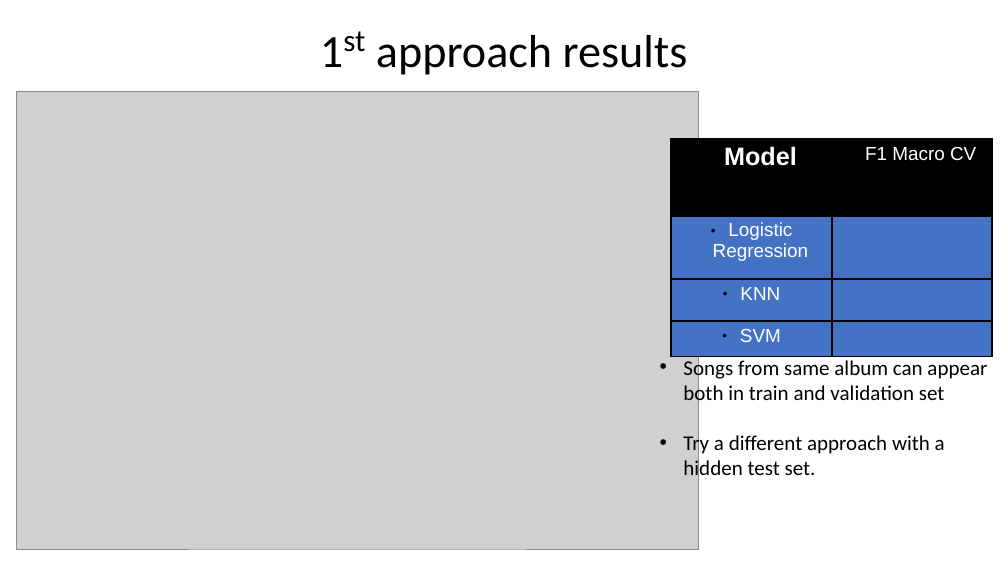
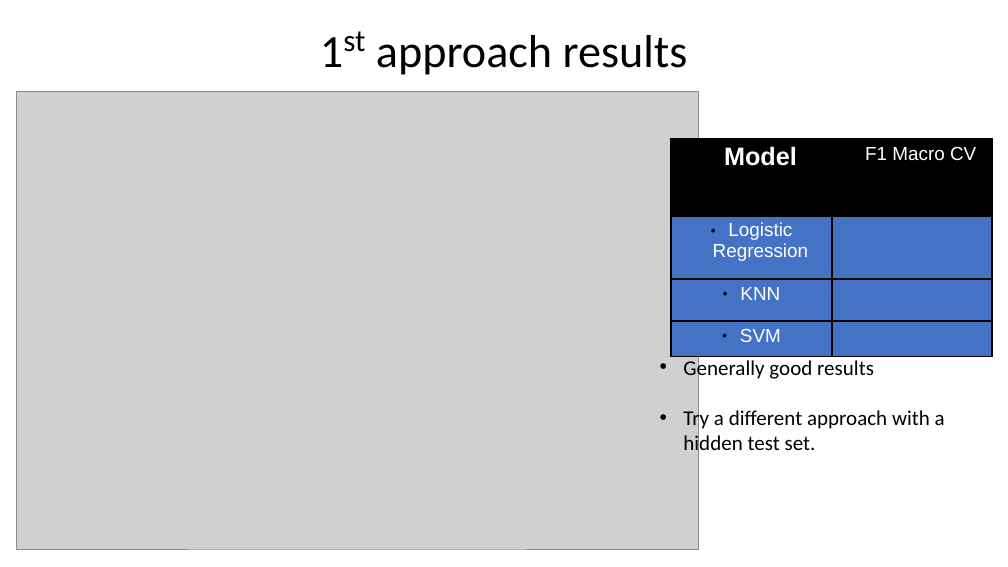
Before and after one commit to johnsaveus/Prog_Metal_Classification, a slide deck: slide 7 of Report.odp. Drawn at 1008x567 pixels with LibreOffice and Linux fonts; fonts in the diff are those of the drawing; grey boxes stand for pictures. Boxes give left, top, right and bottom in pixels: in the first picture for what was removed or moved away, otherwise in the second. Text is boxed around its words. In the diff, an @@ line names an element or a change of style, - is before the commit and + after.

```diff
--- a/Report.odp
+++ b/Report.odp
@@ text at [683, 357, 874, 381]: text changed @@
-• Songs from same album can appear both in train and validation set
+• Generally good results
```
Also in this commit, not shown: 4 other slides changed, 8 other files.
